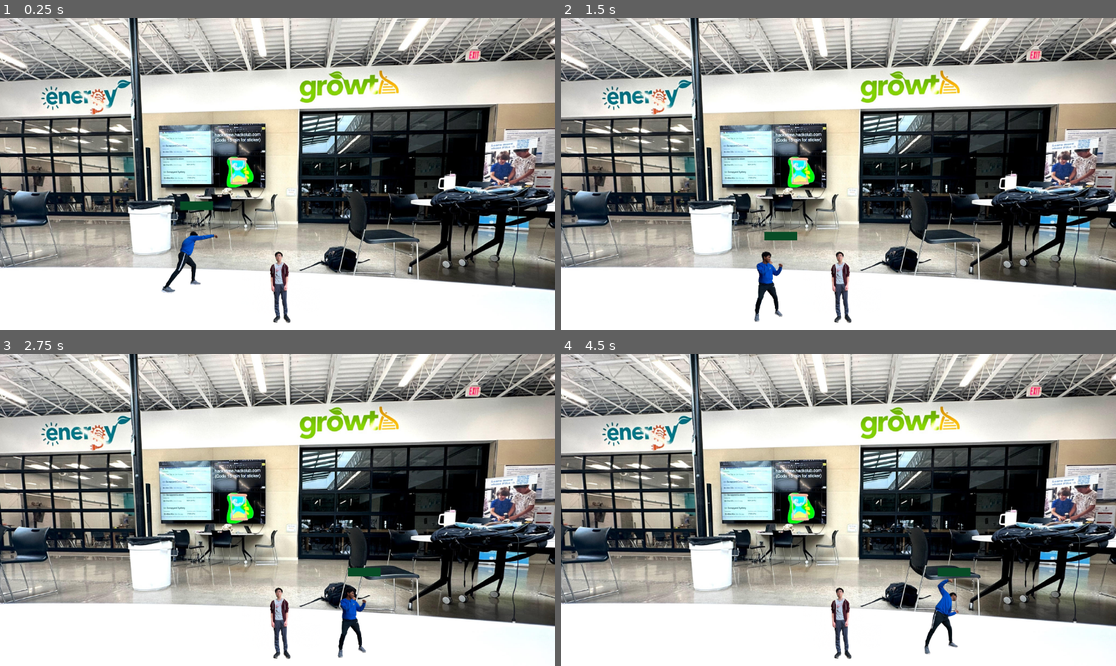
Above: before the commit, frames 1-4 (two rows, left to right).
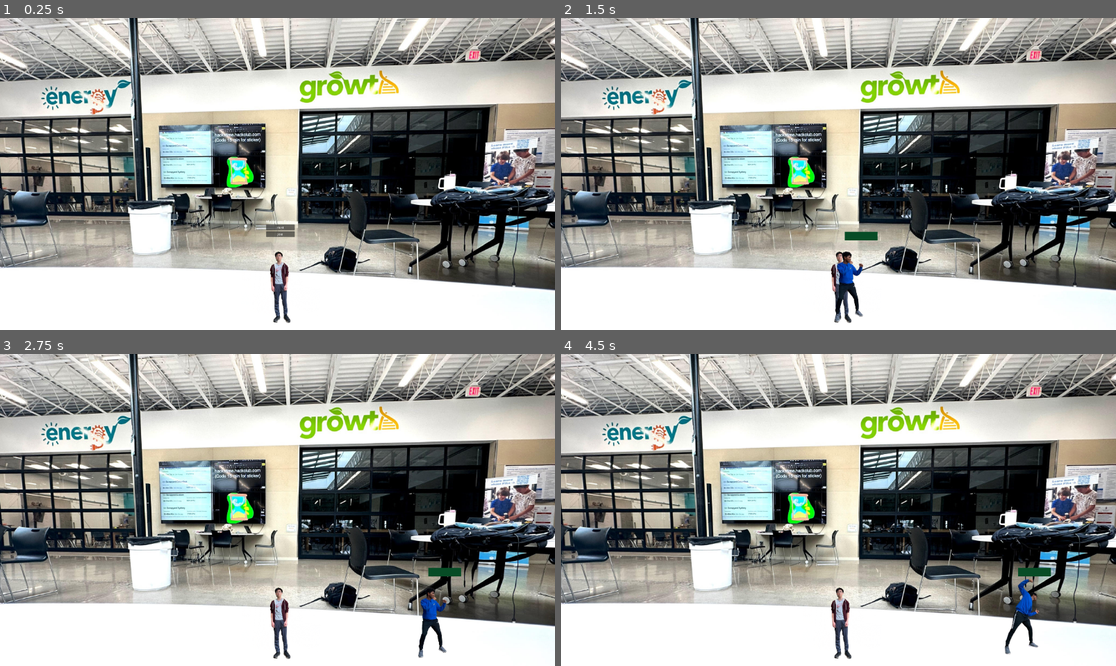
Above: after the commit, the same moments.

Repository: Aidan08-h/ScrapyardColOH
Game: Godot game, scene res://Scenes/main.tscn
The game is run twice, just before and just after one commit, with the same random seed, the same clock (stepped at 60 frames per second) and the same inputs.
Inputs (mouse positions are in pixels of both pictures, inside the frame that each line leads up to):
- Up to frame 1 (0.25 s): no input
- Up to frame 2 (1.5 s): click (844, 227) at 0.5 s, where only the run after the commit has a clickable "Host"; tap Enter at 1.25 s; hold D (move_right) from 1.28 s (still down); hold J (attack_high) from 1.28 s (still down)
- Up to frame 3 (2.75 s): keep holding D (move_right); tap Space (jump) at 1.52, 2.27 s; release J (attack_high) at 2.03 s; tap S (crouch) at 2.1 s
- Up to frame 4 (4.5 s): release D (move_right) at 2.78 s; hold A (move_left) 2.78-3.53 s; hold J (attack_high) 2.78-3.53 s; hold D (move_right) from 3.53 s (still down); tap S (crouch) at 3.6 s; tap Space (jump) at 3.77 s; hold J (attack_high) from 4.28 s (still down)

The runs differ from the first frame. In frame 1, 0.8% of the frame differs, in the area x 29-54%, y 58-89%; in frame 2, 1.4%; in frame 3, 1.3%; in frame 4, 1.4%, in the area x 65-89%, y 68-97%.

Commit message:
multiplayer added

Diff:
--- /dev/null
+++ b/Scenes/game.gd
@@ -0,0 +1,34 @@
+extends Node
+
+@onready var multiplayer_ui = $UI/Multiplayer
+
+const PLAYER = preload("res://Scenes/player.tscn")
+
+var peer = ENetMultiplayerPeer.new()
+
+func _ready() -> void:
+	$UI/Multiplayer/VBoxContainer/Host.pressed.connect(_on_host_pressed)
+	$UI/Multiplayer/VBoxContainer/Join.pressed.connect(_on_join_pressed)
+
+func _on_host_pressed():
+	peer.create_server(25565)
+	multiplayer.multiplayer_peer = peer
+
+	multiplayer.peer_connected.connect(
+		func(pid):
+			print("Peer " + str(pid) + " has joined the game!")
+			add_player(pid)
+	)
+
+	add_player(multiplayer.get_unique_id())
+	multiplayer_ui.hide()
+
+func _on_join_pressed():
+	peer.create_client("localhost", 25565)
+	multiplayer.multiplayer_peer = peer
+	multiplayer_ui.hide()
+
+func add_player(pid):
+	var player = PLAYER.instantiate()
+	player.name = str(pid)
+	add_child(player)
--- a/Scenes/main.tscn
+++ b/Scenes/main.tscn
@@ -1,6 +1,6 @@
 [gd_scene load_steps=7 format=3 uid="uid://bslthwjceyh71"]
 
-[ext_resource type="PackedScene" uid="uid://dskhkmjlpljku" path="res://Scenes/player.tscn" id="1_ig7tw"]
+[ext_resource type="Script" uid="uid://dsrl0n27fkpfn" path="res://Scenes/game.gd" id="1_kry3j"]
 [ext_resource type="Script" uid="uid://cy5nl84e2heht" path="res://Scripts/hurtBox.gd" id="2_8gbba"]
 [ext_resource type="Texture2D" uid="uid://blsslniujbqfl" path="res://Assets/aidan.png" id="3_jjvhh"]
 [ext_resource type="Texture2D" uid="uid://bm13htpqxbn71" path="res://Assets/unnamed.jpg" id="4_jjvhh"]
@@ -12,9 +12,7 @@
 size = Vector2(108, 386)
 
 [node name="Main" type="Node"]
-
-[node name="Player" parent="." instance=ExtResource("1_ig7tw")]
-position = Vector2(-417, -224)
+script = ExtResource("1_kry3j")
 
 [node name="Camera2D" type="Camera2D" parent="."]
 position = Vector2(0, -300)
@@ -45,3 +43,41 @@
 scale = Vector2(1.4, 1.4)
 texture = ExtResource("4_jjvhh")
 offset = Vector2(21, 337)
+
+[node name="UI" type="CanvasLayer" parent="."]
+follow_viewport_enabled = true
+
+[node name="Multiplayer" type="Control" parent="UI"]
+layout_mode = 3
+anchors_preset = 8
+anchor_left = 0.5
+anchor_top = 0.5
+anchor_right = 0.5
+anchor_bottom = 0.5
+offset_left = -635.0
+offset_top = -389.0
+offset_right = -635.0
+offset_bottom = -389.0
+grow_horizontal = 2
+grow_vertical = 2
+
+[node name="VBoxContainer" type="VBoxContainer" parent="UI/Multiplayer"]
+layout_mode = 0
+offset_right = 40.0
+offset_bottom = 40.0
+
+[node name="Title" type="Label" parent="UI/Multiplayer/VBoxContainer"]
+layout_mode = 2
+text = "Multiplayer Fighter"
+
+[node name="Host" type="Button" parent="UI/Multiplayer/VBoxContainer"]
+layout_mode = 2
+text = "Host"
+
+[node name="Join" type="Button" parent="UI/Multiplayer/VBoxContainer"]
+layout_mode = 2
+text = "Join"
+
+[node name="MultiplayerSpawner" type="MultiplayerSpawner" parent="."]
+_spawnable_scenes = PackedStringArray("uid://dskhkmjlpljku")
+spawn_path = NodePath("..")
--- /dev/null
+++ b/Scenes/node.tscn
@@ -0,0 +1,75 @@
+[gd_scene load_steps=2 format=3 uid="uid://cog4r3u2k70hb"]
+
+[sub_resource type="GDScript" id="GDScript_cuujr"]
+script/source = "extends Node
+
+const PLAYER = preload(\"res://Scenes/player.tscn\")
+
+var peer = ENetMultiplayerPeer.new()
+
+func _ready():
+	$UI/Multiplayer/VBoxContainer/Join.button_down.connect(on_join_pressed)
+	$UI/Multiplayer/VBoxContainer/Host.button_down.connect(on_host_pressed)
+
+func on_host_pressed():
+	peer.create_server(25565)
+	multiplayer.multiplayer_peer=peer
+
+	multiplayer.peer_connected.connect(
+		func(pid):
+			print(\"Peer\" + str(pid) + \"Has Joined The Game!\")
+			add_player()
+	)
+
+	add_player()
+
+func on_join_pressed():
+	peer.create_client(\"localhost\",25565)
+	multiplayer.multiplayer_peer=peer
+
+func add_player():
+	var player = PLAYER.instantiate()
+	add_child(player)
+"
+
+[node name="Node" type="Node"]
+script = SubResource("GDScript_cuujr")
+
+[node name="UI" type="CanvasLayer" parent="."]
+follow_viewport_enabled = true
+
+[node name="Multiplayer" type="Control" parent="UI"]
+layout_mode = 3
+anchors_preset = 0
+offset_right = 40.0
+offset_bottom = 40.0
+
+[node name="VBoxContainer" type="VBoxContainer" parent="UI/Multiplayer"]
+layout_mode = 1
+anchors_preset = 8
+anchor_left = 0.5
+anchor_top = 0.5
+anchor_right = 0.5
+anchor_bottom = 0.5
+offset_left = -69.5
+offset_top = -46.5
+offset_right = 69.5
+offset_bottom = 46.5
+grow_horizontal = 2
+grow_vertical = 2
+
+[node name="Title" type="Label" parent="UI/Multiplayer/VBoxContainer"]
+layout_mode = 2
+size_flags_vertical = 1
+text = "Multiplayer Game"
+
+[node name="Join" type="Button" parent="UI/Multiplayer/VBoxContainer"]
+layout_mode = 2
+text = "Join"
+
+[node name="Host" type="Button" parent="UI/Multiplayer/VBoxContainer"]
+layout_mode = 2
+text = "Host"
+
+[node name="MultiplayerSpawner" type="MultiplayerSpawner" parent="UI"]
+spawn_path = NodePath("../..")
--- a/Scenes/player.tscn
+++ b/Scenes/player.tscn
@@ -126,7 +126,13 @@
 &"attack_high": SubResource("Animation_8erm5")
 }
 
+[sub_resource type="SceneReplicationConfig" id="SceneReplicationConfig_3smsa"]
+properties/0/path = NodePath(".:position")
+properties/0/spawn = true
+properties/0/replication_mode = 1
+
 [node name="Player_Shaun" type="CharacterBody2D"]
+collision_layer = 0
 script = ExtResource("1_onrkg")
 
 [node name="CollisionShape2D" type="CollisionShape2D" parent="."]
@@ -180,3 +186,6 @@
 offset_bottom = -146.0
 scale = Vector2(0.14697, 0.380848)
 player = NodePath("..")
+
+[node name="MultiplayerSynchronizer" type="MultiplayerSynchronizer" parent="."]
+replication_config = SubResource("SceneReplicationConfig_3smsa")
--- a/Scripts/player.gd
+++ b/Scripts/player.gd
@@ -9,6 +9,9 @@
 var height
 var pos
 signal health_changed
+
+func _enter_tree() -> void:
+	set_multiplayer_authority(int(str(name)))
 
 func _ready() -> void:
 	height = $CollisionShape2D.shape.height
@@ -35,6 +38,8 @@
 	$Hurtbox/Hurt.position.y = crouch_pos
 
 func _physics_process(delta: float) -> void:
+	if !is_multiplayer_authority():
+		return
 	# Add the gravity.
 	if not is_on_floor():
 		velocity += gravity * delta
Not shown, added: Scenes/game.gd.uid
Not shown: 1 places in Scenes/player.tscn that only renumber resources
